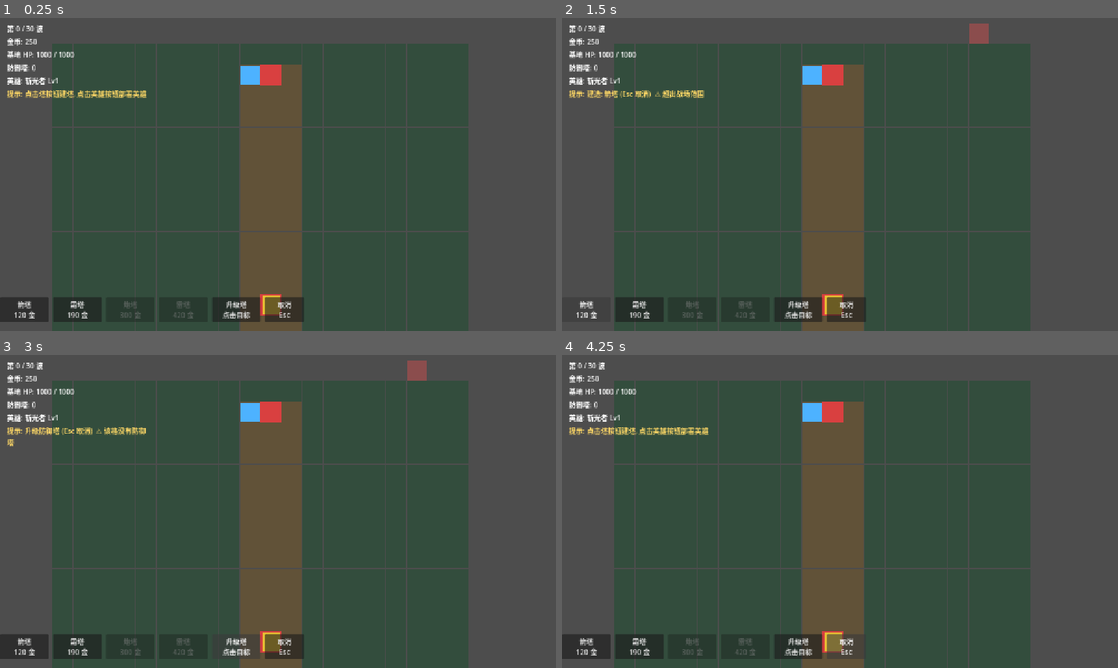
Above: before the commit, frames 1-4 (two rows, left to right).
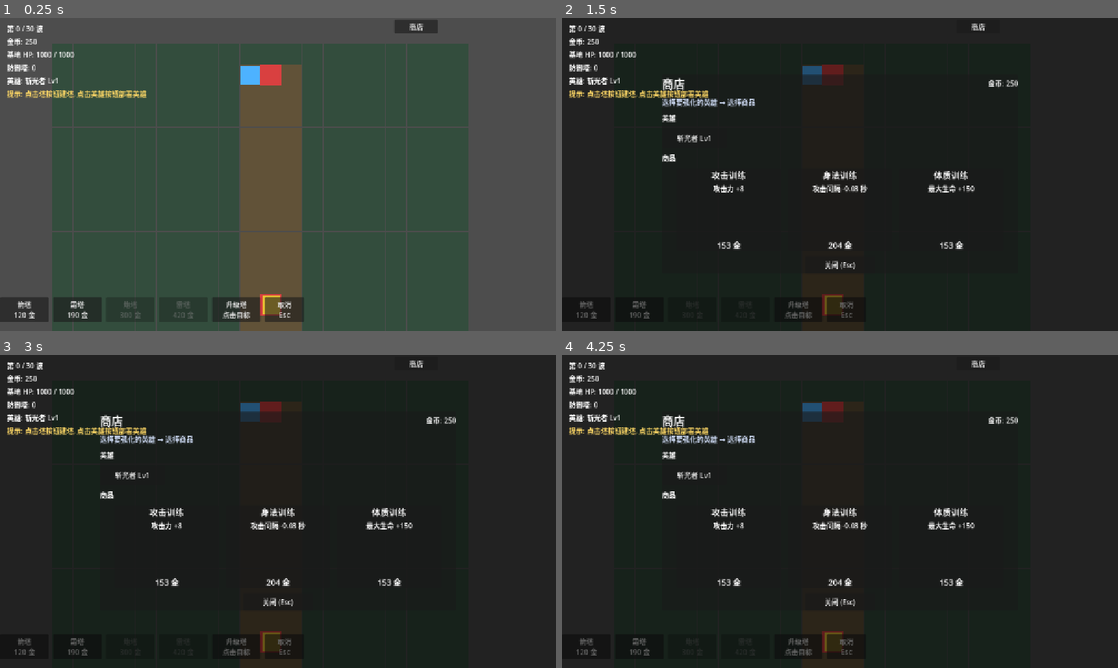
Above: after the commit, the same moments.

Repository: Dalushan/hero-line
Game: Godot game, scene res://scenes/main.tscn
Same seed, same stepped clock (60 frames per second), same inputs: the game is played once before the commit and once after it.
Inputs (mouse positions are in pixels of both pictures, inside the frame that each line leads up to):
- Up to frame 1 (0.25 s): no input
- Up to frame 2 (1.5 s): click (979, 27) at 0.5 s, where only the run after the commit has a clickable "商店"; click "箭塔 120 金" at 1.25 s
- Up to frame 3 (3 s): click "霜塔 190 金" at 2 s; click "升级塔 点击目标" at 2.75 s
- Up to frame 4 (4.25 s): click "取消 Esc" at 3.5 s

The runs differ from the first frame. In frame 1, 0.3% of the frame differs, in the area x 71-79%, y 0-5%; in frame 2, 99%, in the area x 0-100%, y 0-100%; in frame 3, 99%; in frame 4, 99%.

Commit message:
feat: 局内商店 UI + 场景层级修正
新增:
- scripts/game/shop_panel.gd 商店面板
  英雄选择行 + 3 个商品卡(名称/效果/价格), 买不起自动置灰
  购买走 core 的 TDBalance.apply_shop_buff, 不重复实现规则
- OverlayLayer (CanvasLayer) 承载商店/支援面板
- TopBar 商店按钮

修复的 Godot UI 坑:
1. Control 直接挂在普通 Node 下拿不到视口尺寸 -> 改挂 CanvasLayer
2. PRESET_CENTER 再赋 position, 锚点换算导致面板跑到屏幕外
   -> 改用 CenterContainer 布局托管, 不手算坐标
3. 场景文件中子节点引用了尚未声明的父节点(OverlayLayer) -> 重排顺序
4. shop_panel 声明为 Control 类型时直接访问 .closed 信号
   -> 类型检查期报 Invalid access to property, 改用 has_signal + connect
5. 截图工具在 _init() 阶段调 _toggle_shop, 此时 main._ready() 未执行
   -> 改到 _process() 首帧再调用
6. SceneTree 没有 process_frame 信号(Godot 4), await 会拿到 null instance

实跑验证: 商店面板居中显示, 3 商品卡 + 英雄行 + 关闭按钮完整, 408 金的复苏符文正确置灰

Diff:
--- a/scenes/main.tscn
+++ b/scenes/main.tscn
@@ -1,9 +1,10 @@
-[gd_scene load_steps=7 format=3 uid="uid://ctdhd1main01"]
+[gd_scene load_steps=8 format=3 uid="uid://ctdhd1main01"]
 
 [ext_resource type="Script" path="res://scripts/game/main.gd" id="1_main"]
 [ext_resource type="Script" path="res://scripts/game/battlefield.gd" id="2_bf"]
 [ext_resource type="Script" path="res://scripts/game/support_panel.gd" id="3_sp"]
 [ext_resource type="Script" path="res://scripts/game/build_bar.gd" id="4_bb"]
+[ext_resource type="Script" path="res://scripts/game/shop_panel.gd" id="5_shop"]
 
 [node name="Main" type="Node"]
 script = ExtResource("1_main")
@@ -47,13 +48,6 @@
 autowrap_mode = 3
 text = "提示: 点击塔按钮建塔, 点击英雄按钮部署英雄"
 
-[node name="SupportPanel" type="Control" parent="."]
-visible = false
-anchors_preset = 15
-anchor_right = 1.0
-anchor_bottom = 1.0
-script = ExtResource("3_sp")
-
 [node name="BuildBar" type="Control" parent="."]
 anchors_preset = 12
 anchor_top = 1.0
@@ -61,3 +55,33 @@
 offset_top = -78.0
 offset_right = 1280.0
 script = ExtResource("4_bb")
+
+[node name="OverlayLayer" type="CanvasLayer" parent="."]
+
+[node name="ShopPanel" type="Control" parent="OverlayLayer"]
+visible = false
+anchors_preset = 15
+anchor_right = 1.0
+anchor_bottom = 1.0
+script = ExtResource("5_shop")
+
+[node name="SupportPanel" type="Control" parent="OverlayLayer"]
+visible = false
+anchors_preset = 15
+anchor_right = 1.0
+anchor_bottom = 1.0
+script = ExtResource("3_sp")
+
+[node name="TopBar" type="Control" parent="OverlayLayer"]
+anchors_preset = 10
+offset_left = 900.0
+offset_right = 1280.0
+offset_bottom = 40.0
+mouse_filter = 2
+
+[node name="ShopButton" type="Button" parent="OverlayLayer/TopBar"]
+offset_left = 8.0
+offset_top = 4.0
+offset_right = 108.0
+offset_bottom = 36.0
+text = "商店"
--- a/scripts/game/main.gd
+++ b/scripts/game/main.gd
@@ -11,6 +11,7 @@
 var battlefield: Node2D
 var support_panel: Control
 var build_bar: Control
+var shop_panel: Control
 
 var _heroes_data: Array = []
 var _items_data: Array = []
@@ -31,8 +32,17 @@
 func _ready() -> void:
 	_load_data()
 	battlefield = get_node_or_null("Battlefield")
-	support_panel = get_node_or_null("SupportPanel")
+	support_panel = get_node_or_null("OverlayLayer/SupportPanel")
 	build_bar = get_node_or_null("BuildBar")
+	shop_panel = get_node_or_null("OverlayLayer/ShopPanel")
+	var shop_button := get_node_or_null("OverlayLayer/TopBar/ShopButton")
+	if shop_button and shop_button is Button:
+		(shop_button as Button).pressed.connect(_toggle_shop)
+	if shop_panel:
+		# ★ 必须用 has_signal 检查：shop_panel 声明为 Control 类型，
+		#   直接写 shop_panel.closed 会在类型检查期报"Invalid access to property"
+		if shop_panel.has_signal("closed"):
+			shop_panel.connect("closed", _toggle_shop)
 	if battlefield:
 		battlefield.cell_clicked.connect(_on_cell_clicked)
 		battlefield.cell_hovered.connect(_on_cell_hovered)
@@ -41,6 +51,19 @@
 		build_bar.upgrade_selected.connect(_on_upgrade_selected)
 		build_bar.cancel_selected.connect(_on_cancel_selected)
 	_start_new_run()
+
+
+func _toggle_shop() -> void:
+	if shop_panel == null:
+		return
+	if shop_panel.visible:
+		shop_panel.visible = false
+		return
+	# 打开前刷新商品（保证价格按当前波次算）
+	_refresh_shop()
+	if shop_panel.has_method("setup"):
+		shop_panel.setup(state, state.shop_offers)
+	shop_panel.visible = true
 
 
 func _on_tower_selected(tower_def: Dictionary) -> void:
--- /dev/null
+++ b/scripts/game/shop_panel.gd
@@ -0,0 +1,221 @@
+extends Control
+## 局内商店面板。
+##
+## 每波刷新 3 件 buff 候选，价格随波次递增。玩家选择应用到一名英雄身上。
+## 规则判定在 core（TDBalance.apply_shop_buff），这里只做 UI 与信号。
+
+signal item_bought(item_index: int, hero_id: String)
+signal closed()
+
+var state: TDRunState
+var offers: Array = []
+var _buttons: Array[Button] = []
+var _hero_row: HBoxContainer
+var _selected_hero_index := 0
+
+
+func setup(run_state: TDRunState, offer_list: Array) -> void:
+	state = run_state
+	offers = offer_list
+	_render()
+
+
+func _render() -> void:
+	for c in get_children():
+		c.queue_free()
+	_buttons.clear()
+
+	# 半透明遮罩（覆盖全屏）
+	var dim := ColorRect.new()
+	dim.color = Color(0, 0, 0, 0.55)
+	dim.set_anchors_preset(Control.PRESET_FULL_RECT)
+	add_child(dim)
+
+	# ★ 用 CenterContainer 居中，不要手算 position
+	#   Control 在 CanvasLayer 下设 PRESET_CENTER 再赋 position，锚点换算会导致面板跑到屏幕外
+	var center := CenterContainer.new()
+	center.set_anchors_preset(Control.PRESET_FULL_RECT)
+	add_child(center)
+
+	var panel := PanelContainer.new()
+	panel.custom_minimum_size = Vector2(820, 420)
+	center.add_child(panel)
+
+	var vbox := VBoxContainer.new()
+	vbox.add_theme_constant_override("separation", 12)
+	panel.add_child(vbox)
+
+	# 标题 + 金钱
+	var header := HBoxContainer.new()
+	vbox.add_child(header)
+
+	var title := Label.new()
+	title.text = "商店"
+	title.add_theme_font_size_override("font_size", 26)
+	title.size_flags_horizontal = Control.SIZE_EXPAND_FILL
+	header.add_child(title)
+
+	var gold_label := Label.new()
+	gold_label.name = "GoldLabel"
+	gold_label.text = "金币: %d" % state.gold
+	header.add_child(gold_label)
+
+	# 提示
+	var hint := Label.new()
+	hint.text = "选择要强化的英雄 → 选择商品"
+	hint.modulate = Color(0.8, 0.85, 0.95)
+	vbox.add_child(hint)
+
+	# 英雄选择行
+	var hero_title := Label.new()
+	hero_title.text = "英雄"
+	vbox.add_child(hero_title)
+
+	_hero_row = HBoxContainer.new()
+	_hero_row.add_theme_constant_override("separation", 8)
+	vbox.add_child(_hero_row)
+	_render_hero_row()
+
+	# 商品行
+	var item_title := Label.new()
+	item_title.text = "商品"
+	vbox.add_child(item_title)
+
+	var item_row := HBoxContainer.new()
+	item_row.alignment = BoxContainer.ALIGNMENT_CENTER
+	item_row.add_theme_constant_override("separation", 16)
+	vbox.add_child(item_row)
+
+	for i in range(offers.size()):
+		item_row.add_child(_make_item_card(i))
+
+	# 关闭按钮
+	var close := Button.new()
+	close.text = "关闭 (Esc)"
+	close.custom_minimum_size = Vector2(160, 40)
+	close.pressed.connect(func(): closed.emit())
+	var close_center := CenterContainer.new()
+	close_center.add_child(close)
+	vbox.add_child(close_center)
+
+
+func _render_hero_row() -> void:
+	for c in _hero_row.get_children():
+		c.queue_free()
+	for i in range(state.heroes.size()):
+		var h: Dictionary = state.heroes[i]
+		var btn := Button.new()
+		btn.custom_minimum_size = Vector2(150, 44)
+		btn.text = "%s Lv%d" % [String(h.get("name", "")), int(h.get("level", 1))]
+		btn.pressed.connect(func(): _select_hero(i))
+		_hero_row.add_child(btn)
+	_refresh_hero_selection()
+
+
+func _select_hero(index: int) -> void:
+	_selected_hero_index = index
+	_refresh_hero_selection()
+
+
+func _refresh_hero_selection() -> void:
+	var i := 0
+	for c in _hero_row.get_children():
+		var btn := c as Button
+		if btn == null:
+			continue
+		btn.modulate = Color(1, 1, 1) if i == _selected_hero_index else Color(0.7, 0.7, 0.7)
+		i += 1
+
+
+func _make_item_card(index: int) -> Control:
+	var item: Dictionary = offers[index]
+	var cost := int(item.get("cost", 0))
+
+	var btn := Button.new()
+	btn.custom_minimum_size = Vector2(240, 190)
+	btn.text = ""
+	_buttons.append(btn)
+
+	var box := VBoxContainer.new()
+	box.set_anchors_preset(Control.PRESET_FULL_RECT)
+	box.mouse_filter = Control.MOUSE_FILTER_IGNORE
+	btn.add_child(box)
+
+	var name_label := Label.new()
+	name_label.text = String(item.get("name", "商品"))
+	name_label.horizontal_alignment = HORIZONTAL_ALIGNMENT_CENTER
+	name_label.add_theme_font_size_override("font_size", 20)
+	box.add_child(name_label)
+
+	var desc := Label.new()
+	desc.text = _item_desc(item)
+	desc.horizontal_alignment = HORIZONTAL_ALIGNMENT_CENTER
+	desc.autowrap_mode = TextServer.AUTOWRAP_WORD_SMART
+	desc.size_flags_vertical = Control.SIZE_EXPAND_FILL
+	box.add_child(desc)
+
+	var price := Label.new()
+	price.text = "%d 金" % cost
+	price.horizontal_alignment = HORIZONTAL_ALIGNMENT_CENTER
+	price.add_theme_font_size_override("font_size", 18)
+	box.add_child(price)
+
+	btn.pressed.connect(func(): _buy(index))
+	return btn
+
+
+func _item_desc(item: Dictionary) -> String:
+	var value := String(item.get("value", ""))
+	var amount := float(item.get("amount", 0.0))
+	match value:
+		"atk":
+			return "攻击力 +%d" % int(amount)
+		"hp":
+			return "最大生命 +%d" % int(amount)
+		"armor":
+			return "护甲 +%d" % int(amount)
+		"atk_interval":
+			return "攻击间隔 -%.2f 秒" % absf(amount)
+		"crit":
+			return "暴击率 +%d%%" % int(amount * 100.0)
+		"gold_bonus":
+			return "金币获取 +%d%%" % int(amount * 100.0)
+		"revive_discount":
+			return "复活费用 -%d%%" % int(amount * 100.0)
+		"tower_dmg":
+			return "防御塔伤害 +%d%%" % int(amount * 100.0)
+		_:
+			return "效果未知"
+
+
+func _buy(index: int) -> void:
+	if index < 0 or index >= offers.size():
+		return
+	if _selected_hero_index < 0 or _selected_hero_index >= state.heroes.size():
+		return
+	var h: Dictionary = state.heroes[_selected_hero_index]
+	var item: Dictionary = offers[index]
+	var cost := int(item.get("cost", 0))
+	if state.gold < cost:
+		return
+	# 核心规则走 core
+	if not TDBalance.apply_shop_buff(h, item):
+		return
+	state.gold -= cost
+	state.gold_spent += cost
+	item_bought.emit(index, String(h.get("id", "")))
+	# 买完移除该商品
+	offers.remove_at(index)
+	_render()
+
+
+func _process(_delta: float) -> void:
+	if state == null:
+		return
+	var gold_label := find_child("GoldLabel", true, false) as Label
+	if gold_label:
+		gold_label.text = "金币: %d" % state.gold
+	for i in range(mini(_buttons.size(), offers.size())):
+		var cost := int(offers[i].get("cost", 0))
+		_buttons[i].disabled = state.gold < cost
+		_buttons[i].modulate = Color(1, 1, 1, 1.0) if state.gold >= cost else Color(0.6, 0.6, 0.6, 1.0)
--- a/scripts/game/support_panel.gd
+++ b/scripts/game/support_panel.gd
@@ -17,11 +17,20 @@
 		c.queue_free()
 	_buttons.clear()
 
+	# 遮罩
+	var dim := ColorRect.new()
+	dim.color = Color(0, 0, 0, 0.6)
+	dim.set_anchors_preset(Control.PRESET_FULL_RECT)
+	add_child(dim)
+
+	# ★ 用 CenterContainer 居中，避免 PRESET_CENTER + position 的锚点换算错误
+	var center := CenterContainer.new()
+	center.set_anchors_preset(Control.PRESET_FULL_RECT)
+	add_child(center)
+
 	var panel := PanelContainer.new()
-	panel.set_anchors_preset(Control.PRESET_CENTER)
 	panel.custom_minimum_size = Vector2(760, 320)
-	panel.position = Vector2(-380, -160)
-	add_child(panel)
+	center.add_child(panel)
 
 	var vbox := VBoxContainer.new()
 	vbox.add_theme_constant_override("separation", 14)
--- a/tools/screenshot.gd
+++ b/tools/screenshot.gd
@@ -5,6 +5,10 @@
 
 const OUT_PATH := "user://screenshot.png"
 const RUN_SECONDS := 12.0
+const OPEN_SHOP := true     ## 截图时是否打开商店面板
+
+var _main_node: Node = null
+var _shop_opened := false
 
 
 func _init() -> void:
@@ -13,10 +17,25 @@
 	var scene: PackedScene = load("res://scenes/main.tscn")
 	var node := scene.instantiate()
 	root.add_child(node)
-	print("[screenshot] 场景已加载，运行 %.0f 秒后截图" % RUN_SECONDS)
+	if OPEN_SHOP:
+		# 打开商店（验证 UI 能渲染）
+		# ★ 必须在节点入树之后再调用：_init() 阶段 main._ready() 还没跑，
+		#   get_node_or_null 拿不到子节点，_toggle_shop 会静默 return
+		_main_node = node
+		print("[screenshot] 节点已入树, 稍后打开商店")
 
 
 func _process(delta: float) -> bool:
+	if _main_node != null and not _shop_opened:
+		_shop_opened = true
+		if _main_node.has_method("_toggle_shop"):
+			_main_node.call("_toggle_shop")
+			print("[screenshot] 已打开商店面板")
+		var sp = _main_node.get_node_or_null("OverlayLayer/ShopPanel")
+		if sp:
+			print("[screenshot] shop_panel visible=%s children=%d" % [sp.visible, sp.get_child_count()])
+		return false
+
 	var elapsed := float(Time.get_ticks_msec()) / 1000.0
 	if elapsed < RUN_SECONDS:
 		return false
Not shown, added: scripts/game/shop_panel.gd.uid
